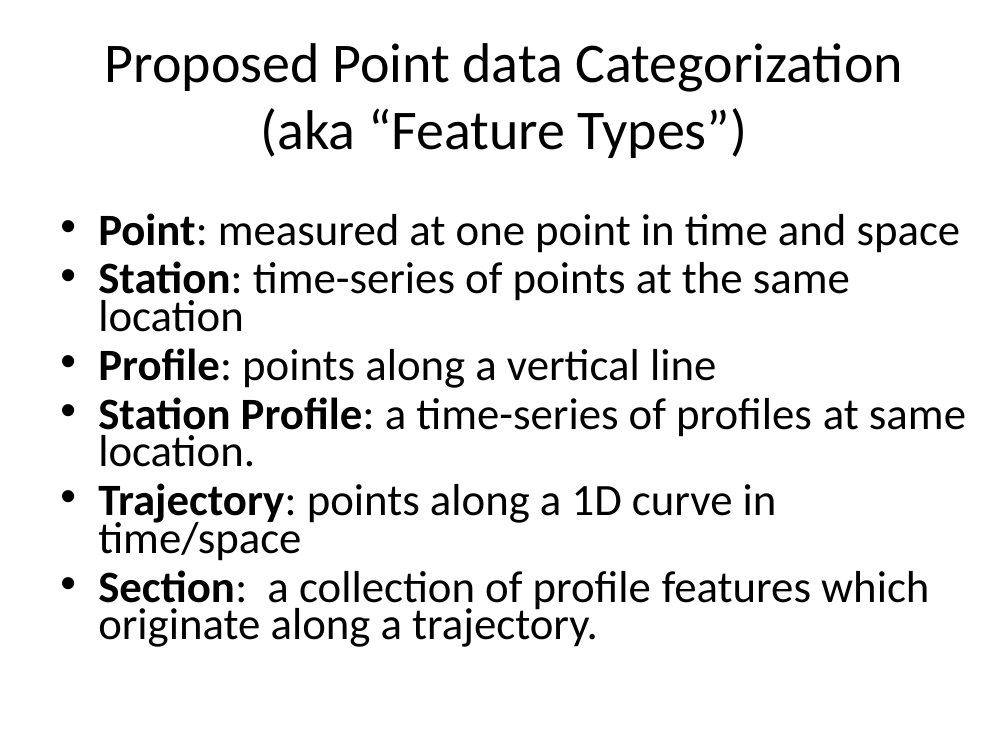
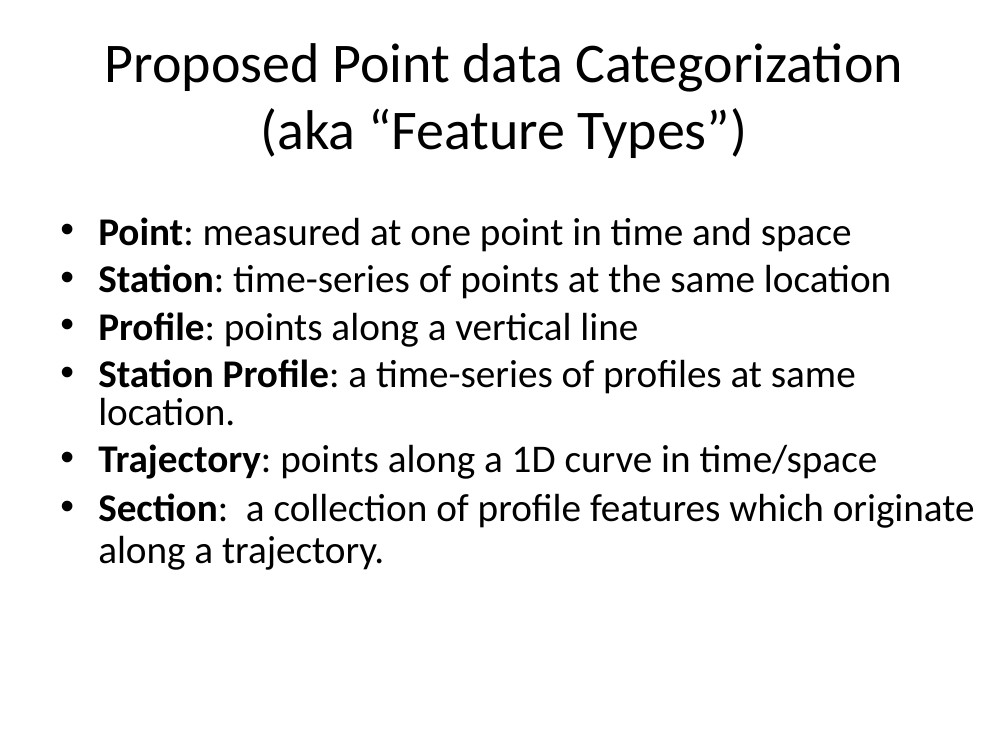
Before and after one commit to ooici-eoi/THREDDS, a slide deck: slide 7 of docs/web/netcdf-java/site/reference/FeatureDatasets/CFPointObs.ppt. Drawn at 1008x756 pixels with LibreOffice and Linux fonts; fonts in the diff are those of the drawing. Boxes give left, top, right and bottom in pixels: in the first picture for what was removed or moved away, otherwise in the second. Text is boxed around its words. In the diff, an @@ line names an element or a change of style, - is before the commit and + after.

```diff
--- a/docs/web/netcdf-java/site/reference/FeatureDatasets/CFPointObs.ppt
+++ b/docs/web/netcdf-java/site/reference/FeatureDatasets/CFPointObs.ppt
@@ text "Point: measured at one point ..." at (98,217,975,570): size 32 to 28 pt; line spacing 0.7 to 0.8; less space between paragraphs @@
```
Also in this commit, not shown: 4 other slides changed, 19 other files.
